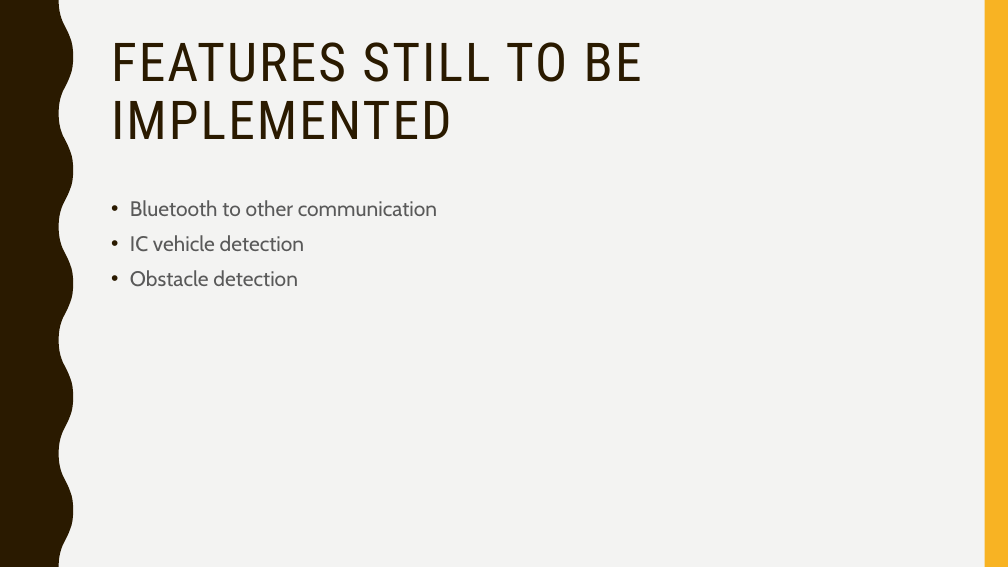
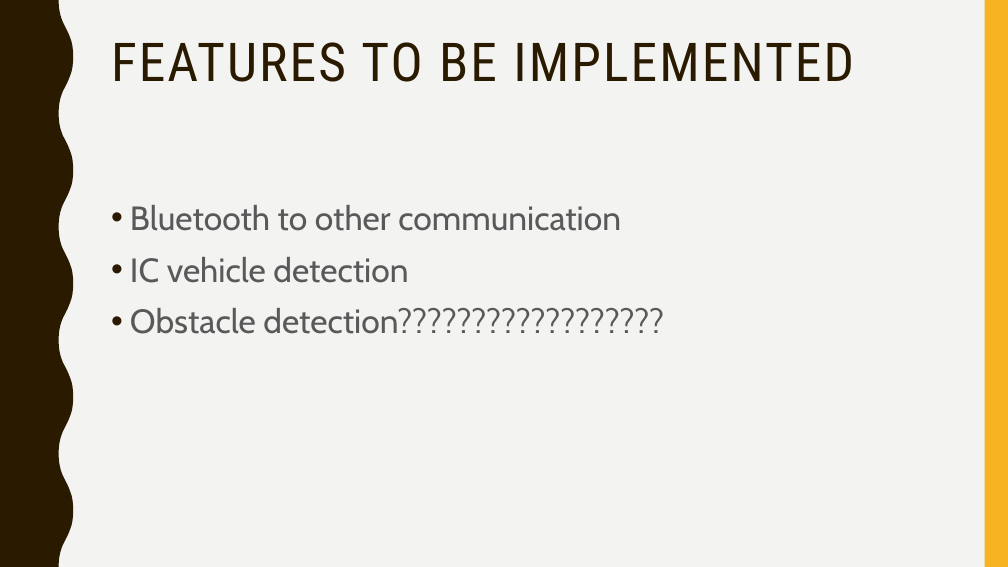
Before and after one commit to jean-lucas/vic, a slide deck: slide 15 of Presentation/Vehicle-Intersection-Control-Presentation.pptx (slide 16 before the commit). Drawn at 1008x567 pixels with LibreOffice and Linux fonts; fonts in the diff are those of the drawing. Boxes give left, top, right and bottom in pixels: in the first picture for what was removed or moved away, otherwise in the second. Text is boxed around its words. In the diff, an @@ line names an element or a change of style, - is before the commit and + after.

```diff
--- a/Presentation/Vehicle-Intersection-Control-Presentation.pptx
+++ b/Presentation/Vehicle-Intersection-Control-Presentation.pptx
@@ title at bbox=[111, 42, 854, 82]: text changed @@
-FEATURES STILL TO BE IMPLEMENTED
+FEATURES TO BE IMPLEMENTED
@@ text at bbox=[130, 205, 621, 283]: size 20 to 32 pt in "Bluetooth to other communication", "IC vehicle detection" @@
@@ text at bbox=[130, 308, 664, 334]: text changed; size 20 to 32 pt @@
-• Obstacle detection
+• Obstacle detection??????????????????
```
Also in this commit, not shown: 5 other slides changed, 5 slides added, 5 slides removed.
